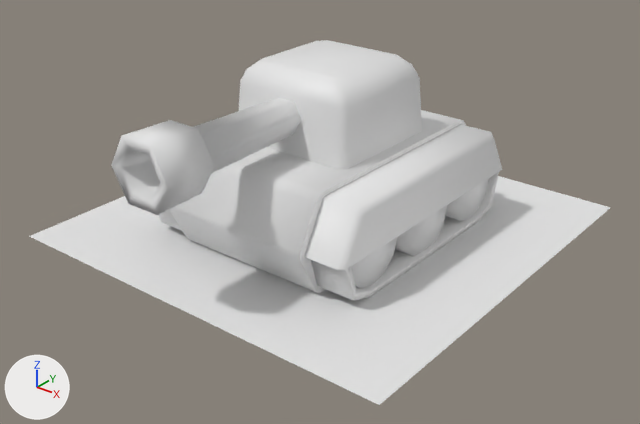
One commit to the FBX model Content/Assets/tank_p.fbx: the scene before it, then after it.
Camera for both pictures: a 50 mm camera at (0.414, -0.53, 0.336) aimed at (0.009, -0.024, 0.022). Lighting does not change. The marker at lower left points along +X, +Y and +Z. Where no turn or scale is listed for an object, it has been applied to the vertices.

Objects in the first picture: 'Cannon', 'Chassis', 'Shadow'.
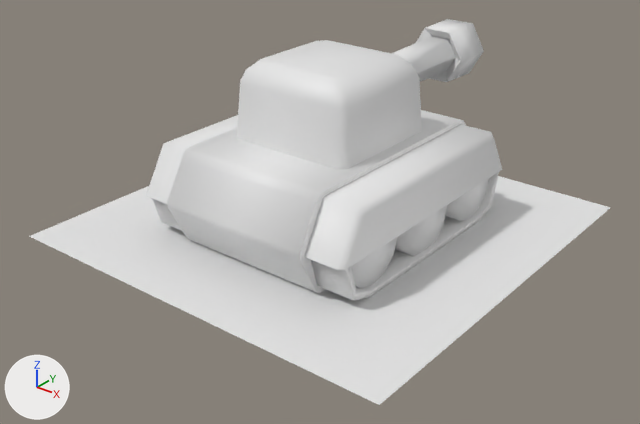
What differs and where, as boxes [x1, y1, x2, y2] in the pictures (640 x 424 px):
'Cannon', turned
    before: [111, 40, 422, 215]
    after: [237, 19, 484, 169]

The change in detail:
Object 'Cannon' (ob_cannon) turns from (90, 0, 0) to (90, 0, -180) degrees about x, y and z.
